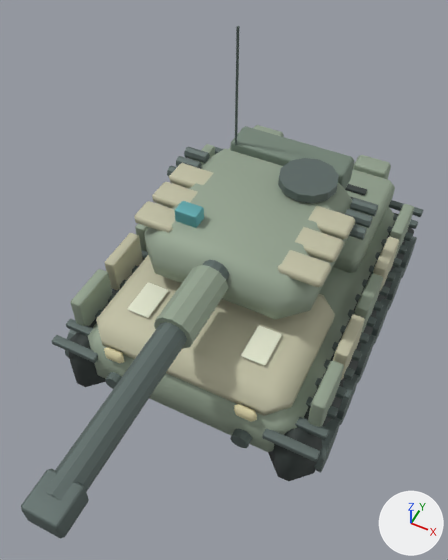
An edit to the Blender file assets/tank.blend, drawn before and after from the same camera.
Rendered twice from a camera (50 mm lens) standing at (1.93, -4.68, 6.36) and looking at (0.04, -0.92, 1.65). Arrows for +X, +Y and +Z are at lower right; the lights stay in place. The picture after the commit comes second.

Names of what the first picture shows: 'Chassis', 'TurretArmor'.
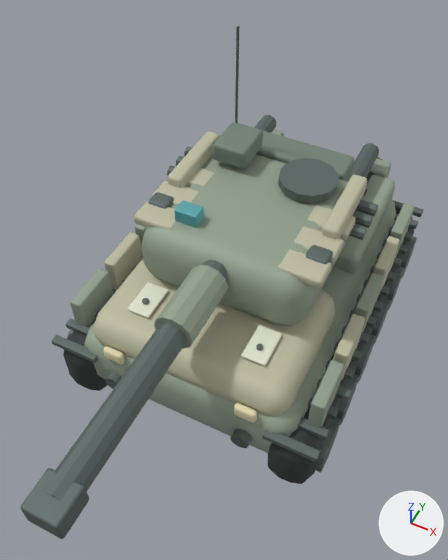
Where the change shows, as pixel boxes (x1, y1, x2, y2) in the pictures (448 x 560 px):
```json
{"object": "Chassis", "change": "reshaped", "before": [52, 125, 423, 481], "after": [52, 115, 423, 484]}
{"object": "TurretArmor", "change": "reshaped", "before": [21, 26, 378, 538], "after": [20, 26, 378, 539]}
{"part": 1, "of": "me_cube_001", "change": "added", "after": [254, 115, 276, 133]}
{"part": 2, "of": "me_cube_001", "change": "added", "after": [351, 143, 379, 178]}
{"part": 3, "of": "me_cube_001", "change": "added", "after": [366, 157, 382, 184], "on screen": "mostly hidden"}
{"part": 4, "of": "me_cube_001", "change": "added", "after": [52, 125, 423, 484]}
{"part": 5, "of": "me_cube_001", "change": "edited", "before": [95, 175, 395, 452], "after": [95, 175, 395, 452], "on screen": "looks the same"}
{"part": 6, "of": "me_cube_056", "change": "added", "after": [213, 122, 263, 169]}
{"part": 7, "of": "me_cube_056", "change": "added", "after": [168, 132, 220, 187]}
{"part": 8, "of": "me_cube_056", "change": "added", "after": [148, 192, 174, 209]}
{"part": 9, "of": "me_cube_056", "change": "added", "after": [322, 175, 367, 239]}
{"part": 10, "of": "me_cube_056", "change": "added", "after": [306, 245, 333, 264]}
{"part": 11, "of": "me_cube_056", "change": "added", "after": [134, 130, 355, 326]}
```

The change, as JSON lines over the scene's bpy script:
```json
{"op": "add", "block": "mat_tank_weathered_panel_1_07", "code": ["mat_tank_weathered_panel_1_07 = principled_material('tank weathered panel 1.07')", "mat_tank_weathered_panel_1_07.base_color = (0.342, 0.417, 0.321)  # grey #9ead9a", "mat_tank_weathered_panel_1_07.metallic = 0.22", "mat_tank_weathered_panel_1_07.roughness = 0.68"]}
{"block": "me_cube_001", "where": "# used by ob_chassis; location = (0.0, 0.0, 0.7)"}
{"op": "remove", "block": "me_cube_001", "code": "me_cube_001.from_pydata(...)  # 1992 vertices, 1846 faces; spans x -1.57..1.57, y -1.99..2.09, z -0.64..0.7"}
{"op": "add", "block": "me_cube_001", "code": "me_cube_001.from_pydata(...)  # 4256 vertices, 3790 faces; spans x -1.57..1.57, y -1.99..2.14, z -0.64..1.01"}
{"block": "me_cube_001", "change": "me_cube_001 part 1: a new loose piece, a 10-sided cylinder along y spanning x -0.8..-0.6, y 1.19..1.91, z 0.79..1.01, in mat_steel (grey #697673)"}
{"block": "me_cube_001", "change": "me_cube_001 part 2: a new loose piece, a 10-sided cylinder along y spanning x 0.6..0.8, y 1.19..1.91, z 0.79..1.01, in mat_steel (grey #697673)"}
{"block": "me_cube_001", "change": "me_cube_001 part 3: a new loose piece, a 12-sided cylinder along y spanning x 0.64..0.9, y 1.5..2.14, z 0.4..0.66, in mat_rubber (dark grey #323a38)"}
{"block": "me_cube_001", "change": "me_cube_001 part 4: 1824 vertices added at x -1.53..1.53, y -1.95..2.08, z -0.58..0.69"}
{"block": "me_cube_001", "change": "me_cube_001 part 5: 18 faces spanning x -1.45..1.25, y -1.9..1.9, z -0.4..0.65 switch from mat_armor (grey #99a895) to mat_tank_weathered_panel_1_07 (grey #9ead9a)"}
{"block": "me_cube_001", "change": "other edits to the shape of me_cube_001 do not show in these pictures"}
{"block": "me_cube_056", "where": "# used by ob_turretarmor; parent = ob_turret; location = (0.0, -0.12, 1.67)"}
{"op": "remove", "block": "me_cube_056", "code": "me_cube_056.from_pydata(...)  # 420 vertices, 370 faces; spans x -1.15..1.15, y -3.65..1.22, z -0.38..1.77"}
{"op": "add", "block": "me_cube_056", "code": "me_cube_056.from_pydata(...)  # 1132 vertices, 1028 faces; spans x -1.15..1.15, y -3.65..1.22, z -0.38..1.77"}
{"block": "me_cube_056", "change": "me_cube_056 part 6: a new loose piece of 56 vertices spanning x -0.68..-0.28, y 0.35..0.85, z 0.45..0.68, in mat_camouflage (grey #79897c)"}
{"block": "me_cube_056", "change": "me_cube_056 part 7: a new loose piece of 56 vertices spanning x -0.97..-0.79, y -0.16..0.79, z 0.28..0.49, in mat_sand_plates (light grey #c2c0a6)"}
{"block": "me_cube_056", "change": "me_cube_056 part 8: a new loose piece of 56 vertices spanning x -1.0..-0.76, y -0.53..-0.32, z 0.15..0.42, in mat_steel (grey #697673)"}
{"block": "me_cube_056", "change": "me_cube_056 part 9: a new loose piece of 56 vertices spanning x 0.79..0.97, y -0.16..0.79, z 0.28..0.49, in mat_sand_plates (light grey #c2c0a6)"}
{"block": "me_cube_056", "change": "me_cube_056 part 10: a new loose piece of 56 vertices spanning x 0.76..1.0, y -0.53..-0.32, z 0.15..0.42, in mat_steel (grey #697673)"}
{"block": "me_cube_056", "change": "me_cube_056 part 11: 288 vertices added at x -1.02..1.02, y -0.87..1.21, z -0.31..0.53"}
{"block": "me_cube_056", "change": "other edits to the shape of me_cube_056 do not show in these pictures"}
```
